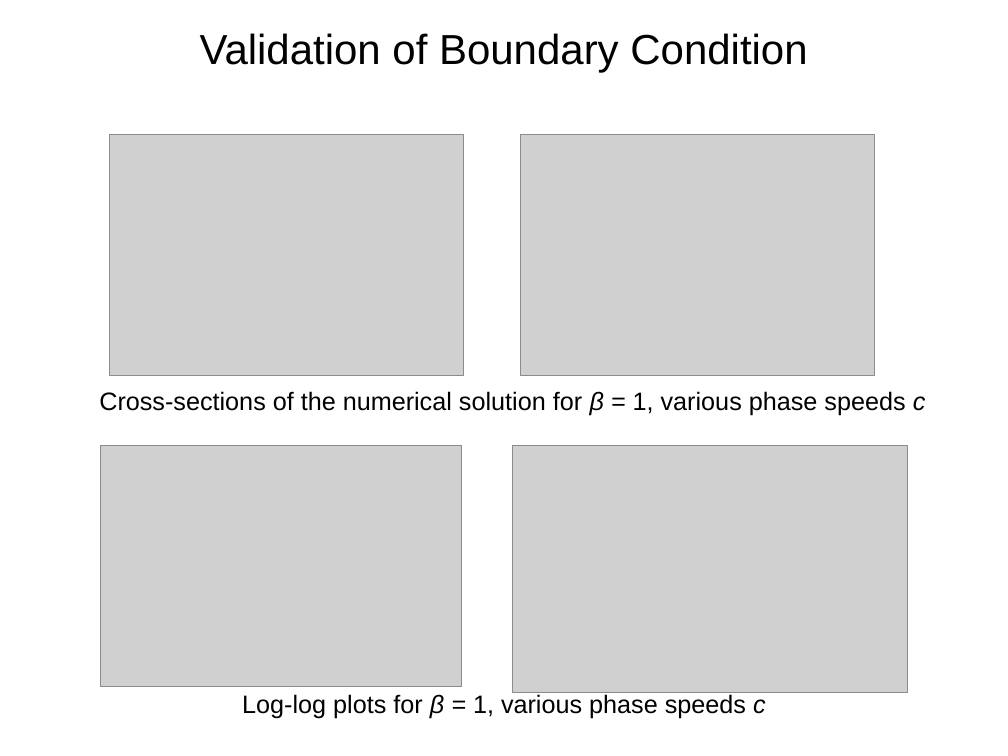
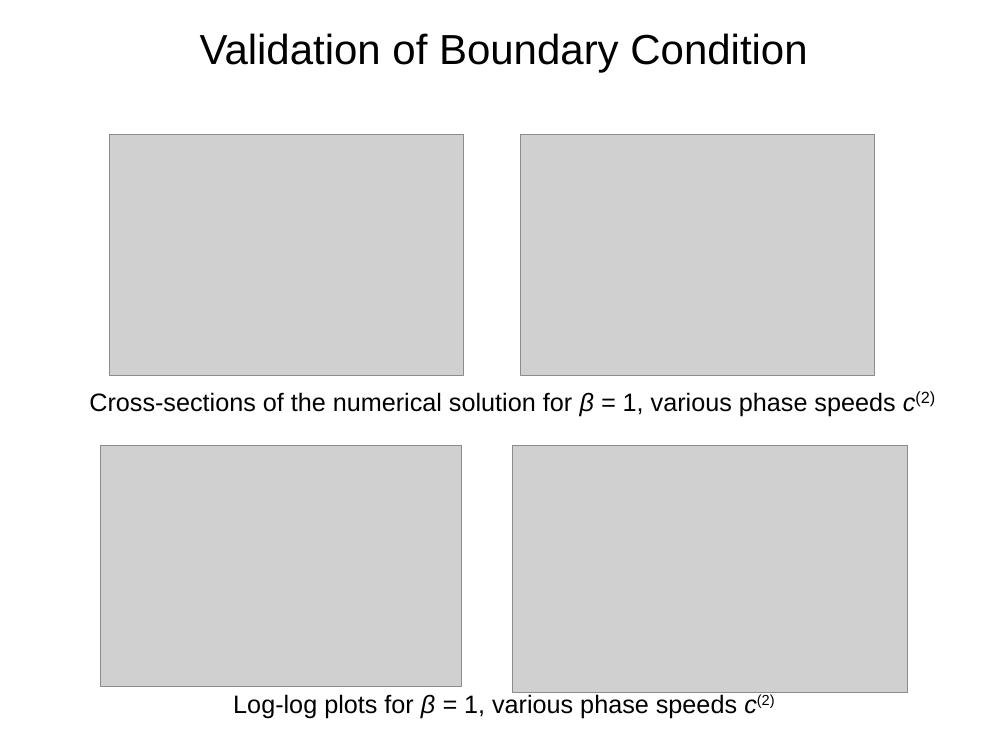
Before and after one commit to CloakMe/Boussinesq, a slide deck: slide 19 of Docu/Presentation Linz/Presentation.ppt. Drawn at 1008x756 pixels with LibreOffice and Linux fonts; fonts in the diff are those of the drawing; grey boxes stand for pictures. Boxes give left, top, right and bottom in pixels: in the first picture for what was removed or moved away, otherwise in the second. Text is boxed around its words. In the diff, an @@ line names an element or a change of style, - is before the commit and + after.

```diff
--- a/Docu/Presentation Linz/Presentation.ppt
+++ b/Docu/Presentation Linz/Presentation.ppt
@@ text at [89, 391, 935, 417]: text changed @@
-Cross-sections of the numerical solution for β = 1, various phase speeds c
+Cross-sections of the numerical solution for β = 1, various phase speeds c(2)
@@ title at [233, 692, 775, 718]: text changed @@
-Log-log plots for β = 1, various phase speeds c
+Log-log plots for β = 1, various phase speeds c(2)
```
Also in this commit, not shown: 2 other slides changed.
